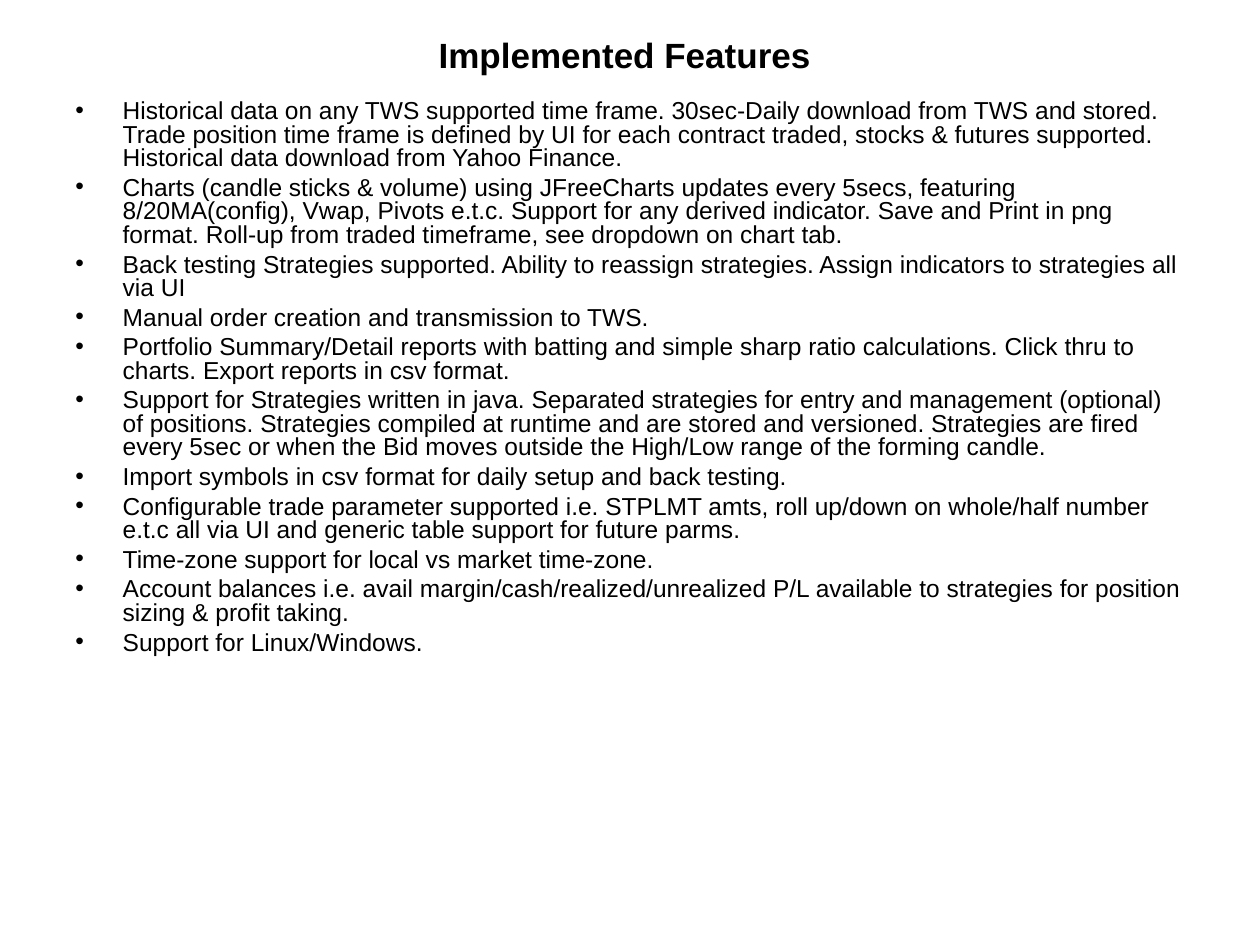
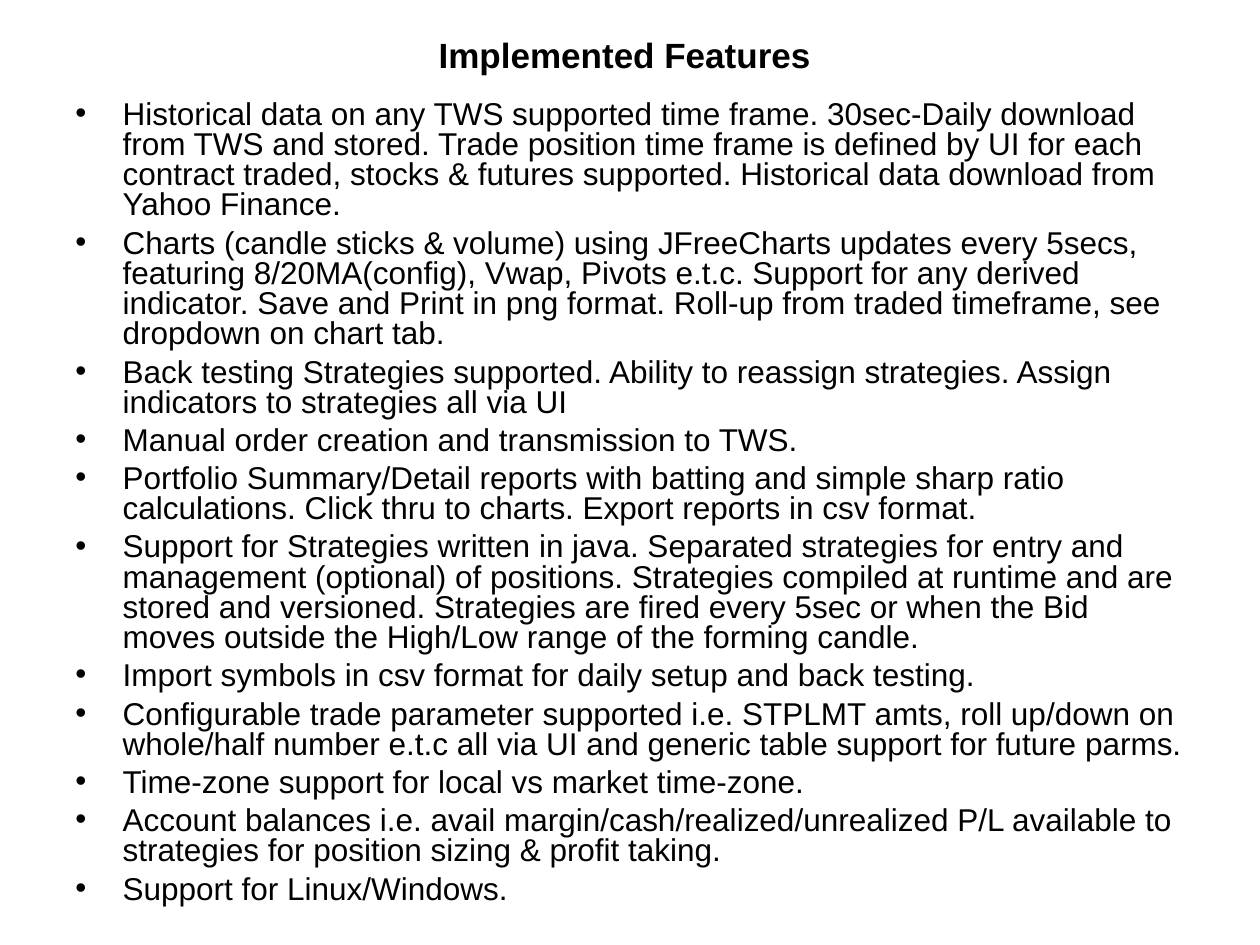
Before and after one commit to trade-manager/trade-manager, a slide deck: slide 3 of docs/Trading Day.ppt. Drawn at 1260x945 pixels with LibreOffice and Linux fonts; fonts in the diff are those of the drawing. Boxes give left, top, right and bottom in pixels: in the first picture for what was removed or moved away, otherwise in the second. Text is boxed around its words. In the diff, an @@ line names an element or a change of style, - is before the commit and + after.

```diff
--- a/docs/Trading Day.ppt
+++ b/docs/Trading Day.ppt
@@ text "Historical data on any TWS ..." at box(123, 102, 1181, 906): size 14 to 18 pt; more space between paragraphs @@
```
Also in this commit, not shown: 2 other slides changed, 1 other file.
